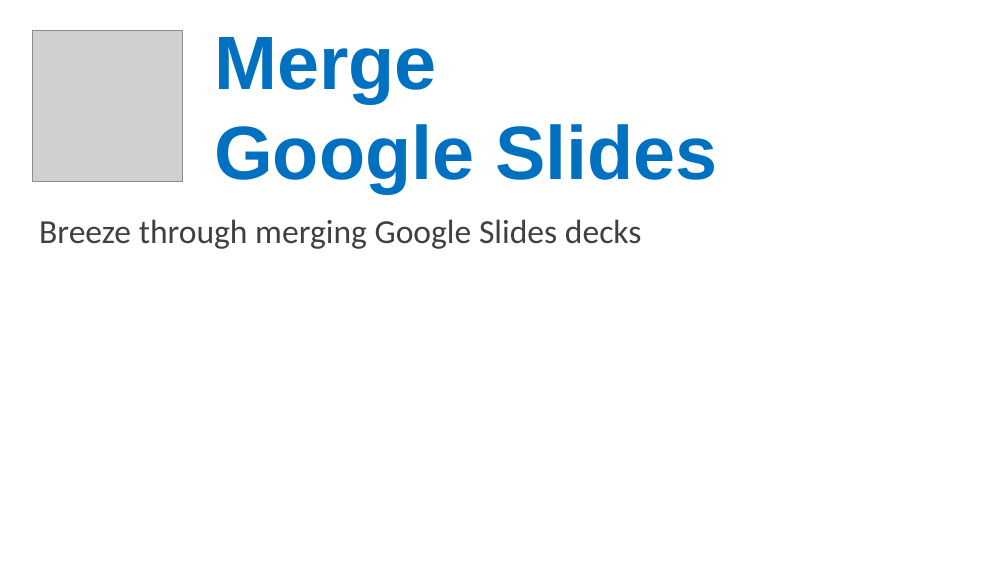
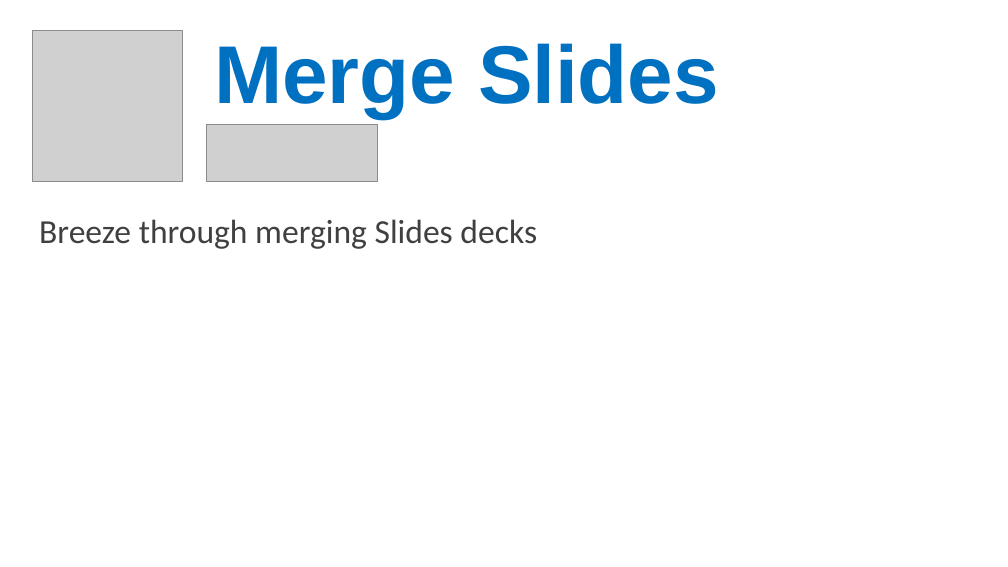
Before and after one commit to OleksiyRudenko/merge-google-slides, a slide deck: slide 4 of dist-env/src/promo.pptx. Drawn at 1008x567 pixels with LibreOffice and Linux fonts; fonts in the diff are those of the drawing; grey boxes stand for pictures. Boxes give left, top, right and bottom in pixels: in the first picture for what was removed or moved away, otherwise in the second. Text is boxed around its words. In the diff, an @@ line names an element or a change of style, - is before the commit and + after.

Commit message:
app: Rename app to comply with Google policies

```diff
--- a/dist-env/src/promo.pptx
+++ b/dist-env/src/promo.pptx
@@ text at [214, 43, 719, 118]: text changed; size 72 to 78 pt @@
-Merge
-Google Slides
+Merge Slides
@@ picture added at [206, 125, 377, 181] @@
@@ text at [39, 219, 537, 249]: text changed @@
-Breeze through merging Google Slides decks
+Breeze through merging Slides decks
```
Also in this commit, not shown: 4 other slides changed, 8 other files.
